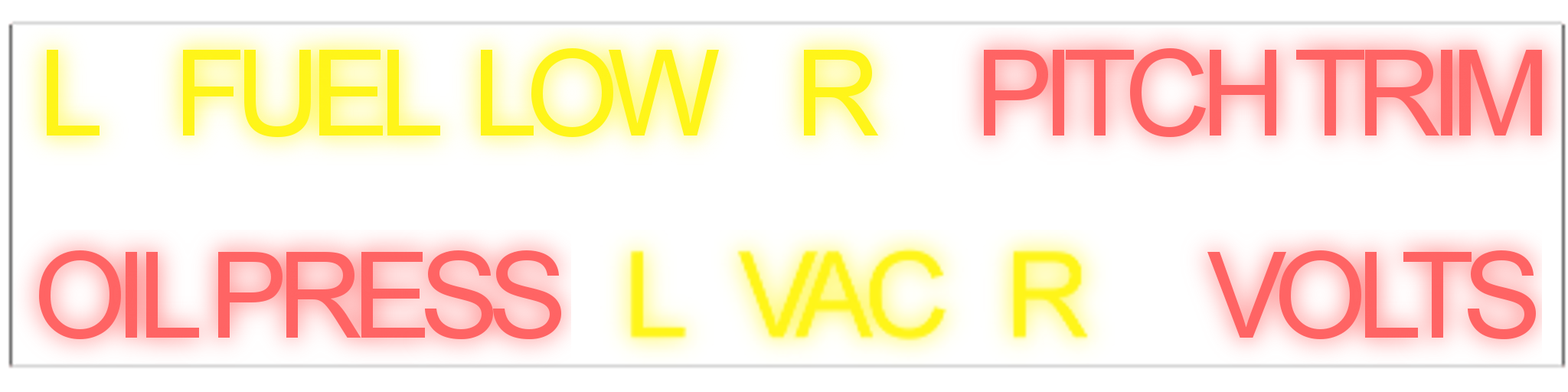
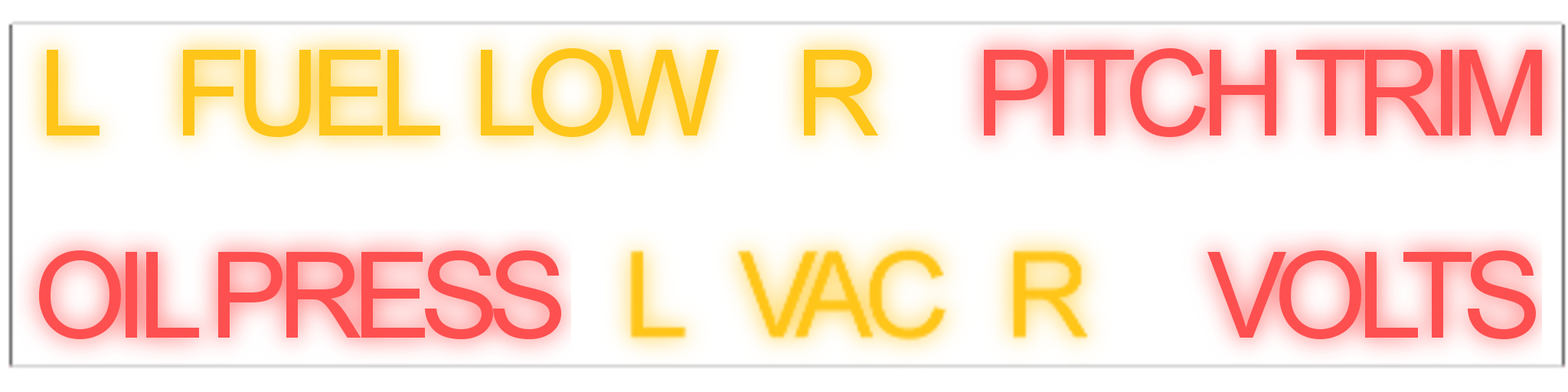
Revision of a layered w=1568, h=392 image; what changed, layer by layer:
painted on "OIL PRESS #1" over [27,239,572,351]
painted on "OIL PRESS" over [39,250,562,340]
painted on "VOLTS #1" over [1201,238,1542,351]
painted on "VOLTS" over [1207,250,1536,340]
painted on "PITCH TRIM #1" over [970,36,1555,148]
painted on "PITCH TRIM" over [983,48,1542,138]
painted on "L VAC R #1" over [611,231,1101,358]
painted on "L VAC R" over [627,246,1089,342]
painted on "L FUEL LOW R #1" over [27,30,889,155]
painted on "L FUEL LOW R" over [46,48,879,138]
